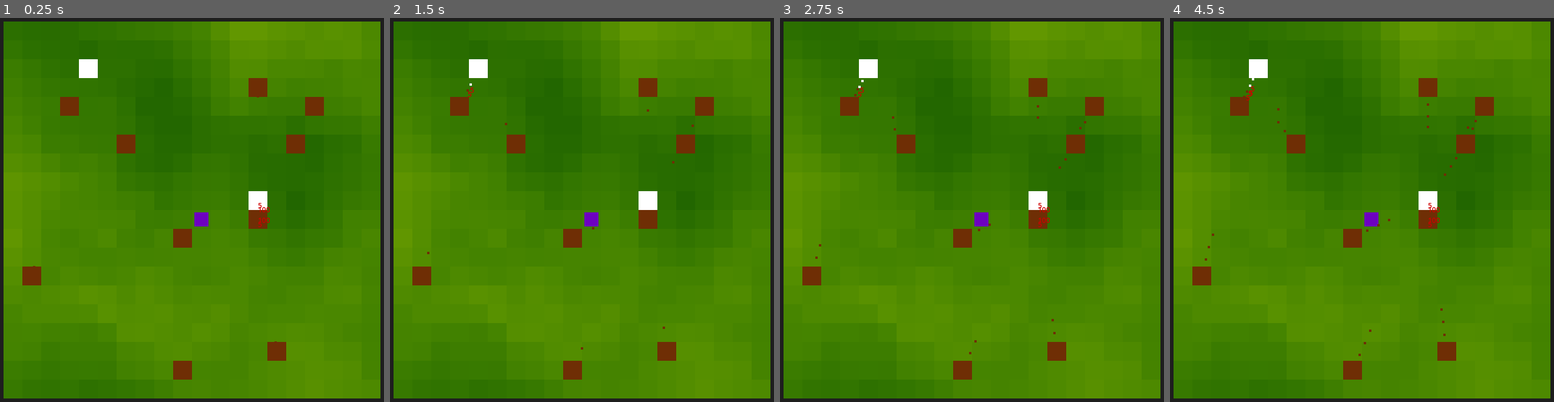
Above: before the commit, frames 1-4 (left to right).
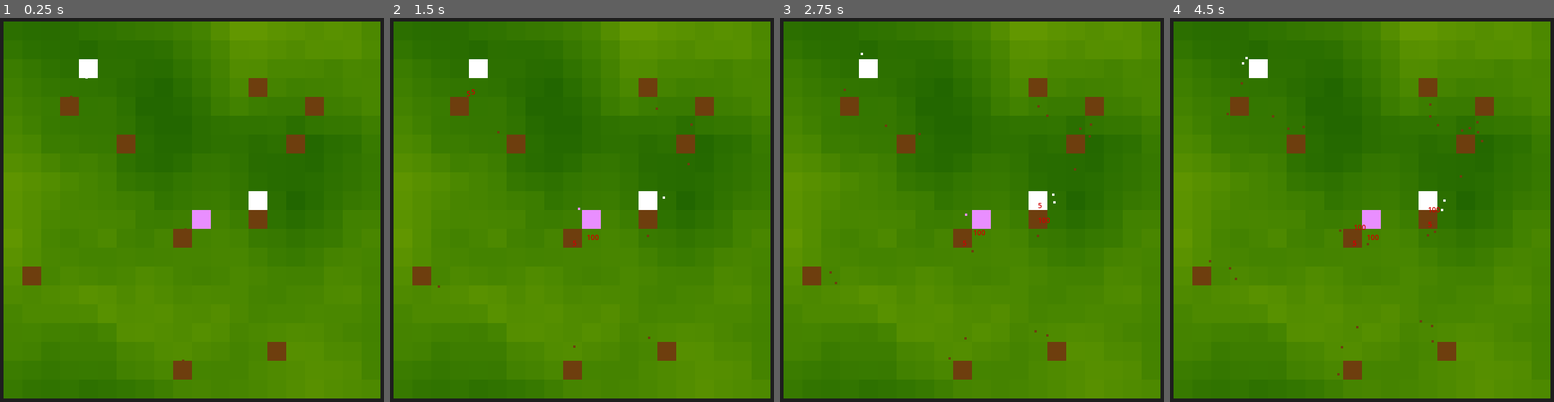
Above: after the commit, the same moments.

Repository: fizzy-drinks/roguelike-jam-6
Game: Godot game, scene res://world.tscn
Two runs of this game, one before a commit and one after it. Both use one fixed random seed, a clock stepped at 60 frames per second and the inputs below.
Inputs:
- Up to frame 1 (0.25 s): no input
- Up to frame 2 (1.5 s): tap Enter at 0.5 s; tap Space at 1.25 s
- Up to frame 3 (2.75 s): tap Enter at 2 s
- Up to frame 4 (4.5 s): tap Space at 2.75 s; tap Enter at 3.5 s

The runs differ from the first frame. In frame 1, 0.3% of the frame differs, in the area x 8-73%, y 15-90%; in frame 2, 0.4%; in frame 3, 0.5%; in frame 4, 0.6%, in the area x 9-82%, y 10-94%.

Commit message:
Make Tower a Structure and spawn player-aligned units

Diff:
--- a/damageable.gd
+++ b/damageable.gd
@@ -2,11 +2,17 @@
 class_name Damageable
 
 
-@export var max_hp: float = 0
+@export var max_hp: float = 5
 
 
 @onready var label = load("res://damage_label.tscn")
-@onready var hp: float = max_hp
+
+
+var hp: float = max_hp
+
+
+func _ready():
+	hp = max_hp
 
 
 func damage(value: float):
--- a/dungeon.gd
+++ b/dungeon.gd
@@ -20,7 +20,7 @@
 
 func spawn():
 	var new_unit: Unit = spawner.instantiate()
-	new_unit.position = position
+	new_unit.position = position + Vector2(randi_range(-1, 1), randi_range(-1, 1))
 	new_unit.source_structure = self
 	new_unit.team = team
 	new_unit.world = world
--- a/dungeon.tscn
+++ b/dungeon.tscn
@@ -7,12 +7,12 @@
 radius = 23.0868
 
 [node name="dungeon" type="Node2D" groups=["structures", "targetable"]]
+modulate = Color(0.431373, 0.243137, 0.054902, 1)
 script = ExtResource("1_exjoy")
 team = "enemy"
 max_hp = 100.0
 
 [node name="tile" parent="." instance=ExtResource("1_sbpel")]
-modulate = Color(0.435294, 0.180392, 0.0196078, 1)
 position = Vector2(0, 0)
 scale = Vector2(32, 32)
 
--- /dev/null
+++ b/tower.gd
@@ -0,0 +1,11 @@
+extends Node2D
+
+
+@export var world: World
+
+
+@onready var dungeon: Dungeon = $dungeon
+
+
+func _ready():
+	dungeon.world = world
--- a/tower.tscn
+++ b/tower.tscn
@@ -1,10 +1,12 @@
-[gd_scene load_steps=2 format=3 uid="uid://cqexvs24d08xt"]
+[gd_scene load_steps=3 format=3 uid="uid://cqexvs24d08xt"]
 
-[ext_resource type="PackedScene" uid="uid://pxrgs6h2kikk" path="res://tile.tscn" id="1_lyyna"]
+[ext_resource type="Script" path="res://tower.gd" id="1_pxmea"]
+[ext_resource type="PackedScene" uid="uid://cb37crbgke0w" path="res://dungeon.tscn" id="1_t7x8i"]
 
 [node name="tower" type="Node2D"]
+script = ExtResource("1_pxmea")
 
-[node name="tile" parent="." instance=ExtResource("1_lyyna")]
-modulate = Color(0.427451, 0.00392157, 0.752941, 1)
-position = Vector2(0, 0)
-scale = Vector2(24, 24)
+[node name="dungeon" parent="." instance=ExtResource("1_t7x8i")]
+modulate = Color(0.913725, 0.556863, 1, 1)
+team = "player"
+units_per_second = 1.0
--- a/unit.gd
+++ b/unit.gd
@@ -20,7 +20,7 @@
 
 
 func _ready():
-	sprite.modulate = source_structure.get_node("tile").modulate
+	sprite.modulate = source_structure.modulate
 
 
 func _process(delta):
@@ -80,5 +80,5 @@
 		attack_unit(area.owner)
 
 
-func _on_area_2d_area_exited(area):
+func _on_area_2d_area_exited(_area):
 	collision = null
--- a/village.tscn
+++ b/village.tscn
@@ -3,7 +3,5 @@
 [ext_resource type="PackedScene" uid="uid://cb37crbgke0w" path="res://dungeon.tscn" id="1_eejwa"]
 
 [node name="village" instance=ExtResource("1_eejwa")]
+modulate = Color(1, 1, 1, 1)
 team = "independent"
-
-[node name="tile" parent="." index="0"]
-modulate = Color(1, 1, 1, 1)
--- a/world.tscn
+++ b/world.tscn
@@ -8,6 +8,7 @@
 
 [node name="terrain" type="Node2D" parent="."]
 
-[node name="tower" parent="." groups=["strucutres"] instance=ExtResource("2_oijll")]
+[node name="tower" parent="." node_paths=PackedStringArray("world") groups=["strucutres"] instance=ExtResource("2_oijll")]
+world = NodePath("..")
 
 [node name="Camera2D" type="Camera2D" parent="."]
